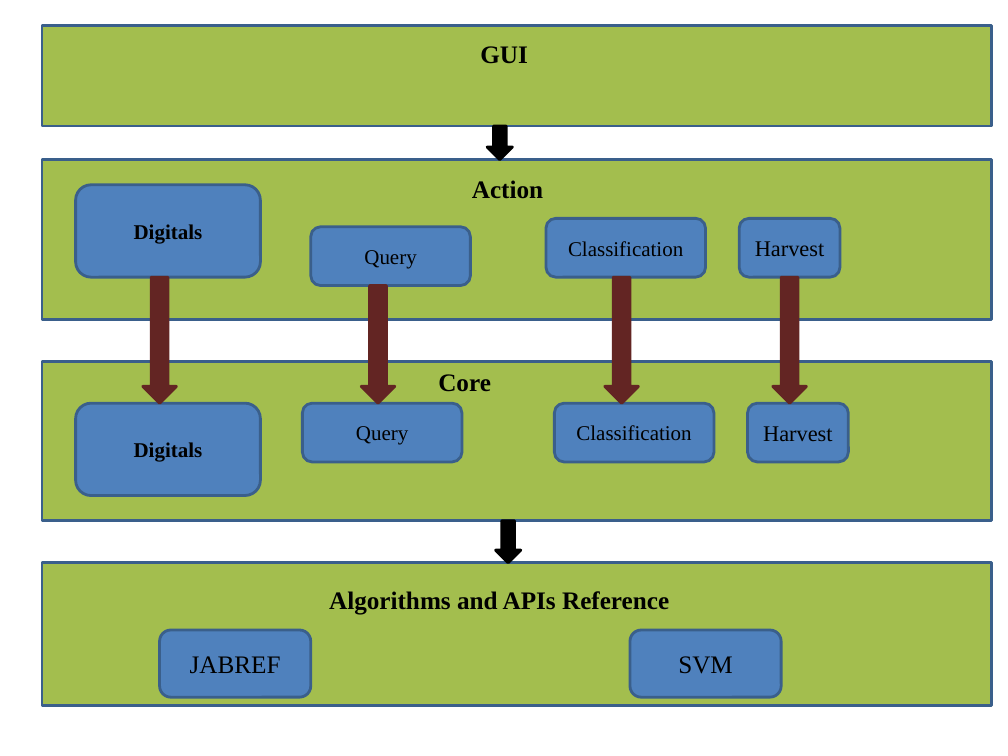
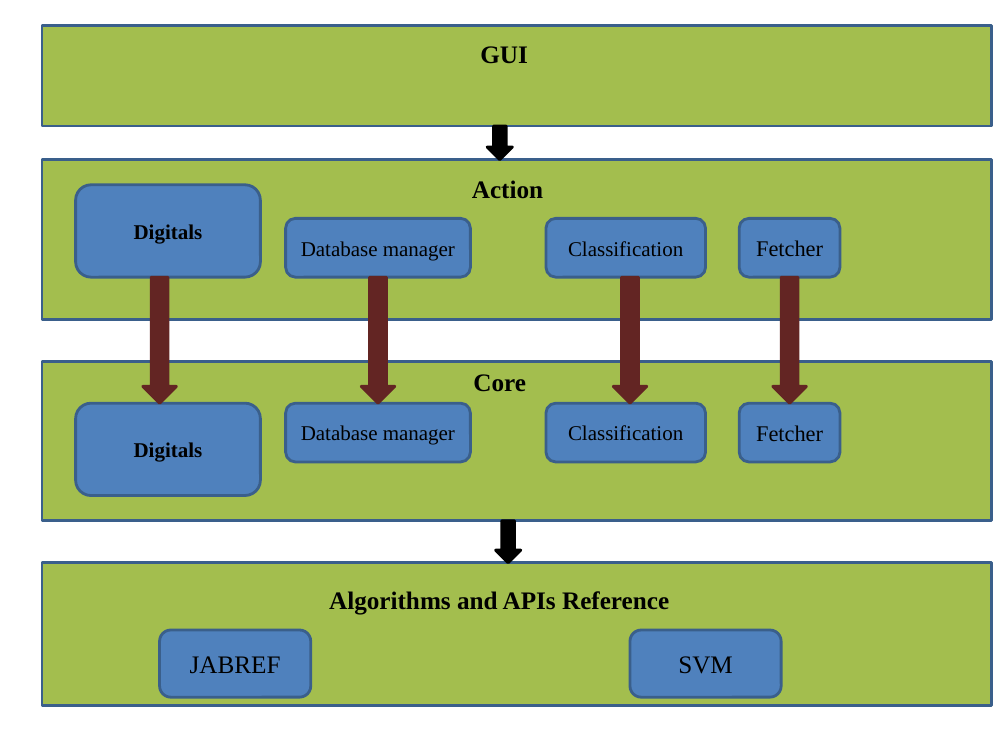
Before and after one commit to tiendv/detaitotnghiep, a slide deck: slide 1 of Report/Architecture Data Bibliography Science Articles/Architecture Data Bibliography Science Articles.pptx. Drawn at 1008x756 pixels with LibreOffice and Linux fonts; fonts in the diff are those of the drawing. Boxes give left, top, right and bottom in pixels: in the first picture for what was removed or moved away, otherwise in the second. Text is boxed around its words. In the diff, an @@ line names an element or a change of style, - is before the commit and + after.

```diff
--- a/Report/Architecture Data Bibliography Science Articles/Architecture Data Bibliography Science Articles.pptx
+++ b/Report/Architecture Data Bibliography Science Articles/Architecture Data Bibliography Science Articles.pptx
@@ rounded rectangle "Database manager": place and size @@
-rounded rectangle "Database manager" at (310, 227, 470, 285)
+rounded rectangle "Database manager" at (285, 219, 470, 277)
@@ text in rounded rectangle at (301, 241, 455, 260): text changed @@
-Query
+Database manager
@@ text in rounded rectangle at (756, 240, 823, 256): text changed @@
-Harvest
+Fetcher
@@ down arrow: place and size @@
-down arrow at (361, 285, 394, 403)
+down arrow at (361, 277, 394, 403)
@@ down arrow: place and size @@
-down arrow at (605, 277, 638, 403)
+down arrow at (613, 277, 646, 403)
@@ text "Core" at (473, 374, 526, 392): alignment left to centre @@
@@ rounded rectangle "Database manager": place and size @@
-rounded rectangle "Database manager" at (302, 403, 462, 462)
+rounded rectangle "Database manager" at (285, 403, 470, 462)
@@ rounded rectangle "Classification": place and size @@
-rounded rectangle "Classification" at (554, 403, 714, 462)
+rounded rectangle "Classification" at (546, 403, 706, 462)
@@ rounded rectangle "Fetcher": place and size @@
-rounded rectangle "Fetcher" at (748, 403, 849, 462)
+rounded rectangle "Fetcher" at (739, 403, 840, 462)
@@ text in rounded rectangle at (301, 425, 455, 445): text changed @@
-Query
+Database manager
@@ text in rounded rectangle at (756, 425, 823, 441): text changed @@
-Harvest
+Fetcher
```
Also in this commit, not shown: 1 other file.
